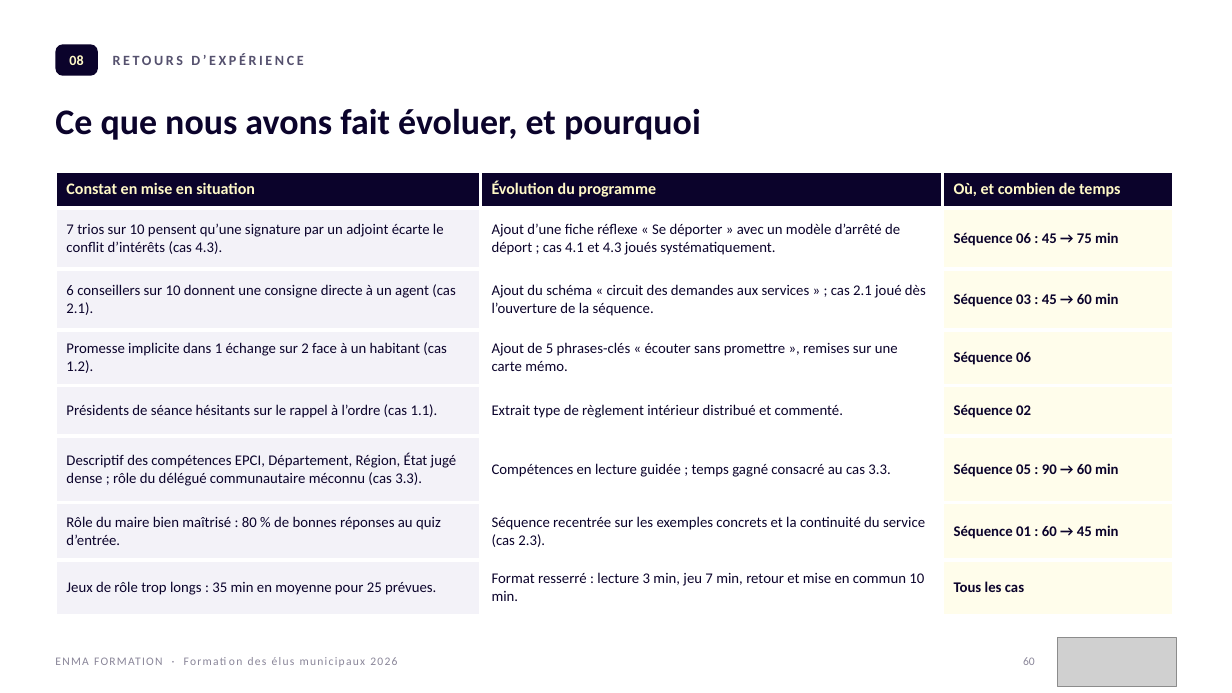
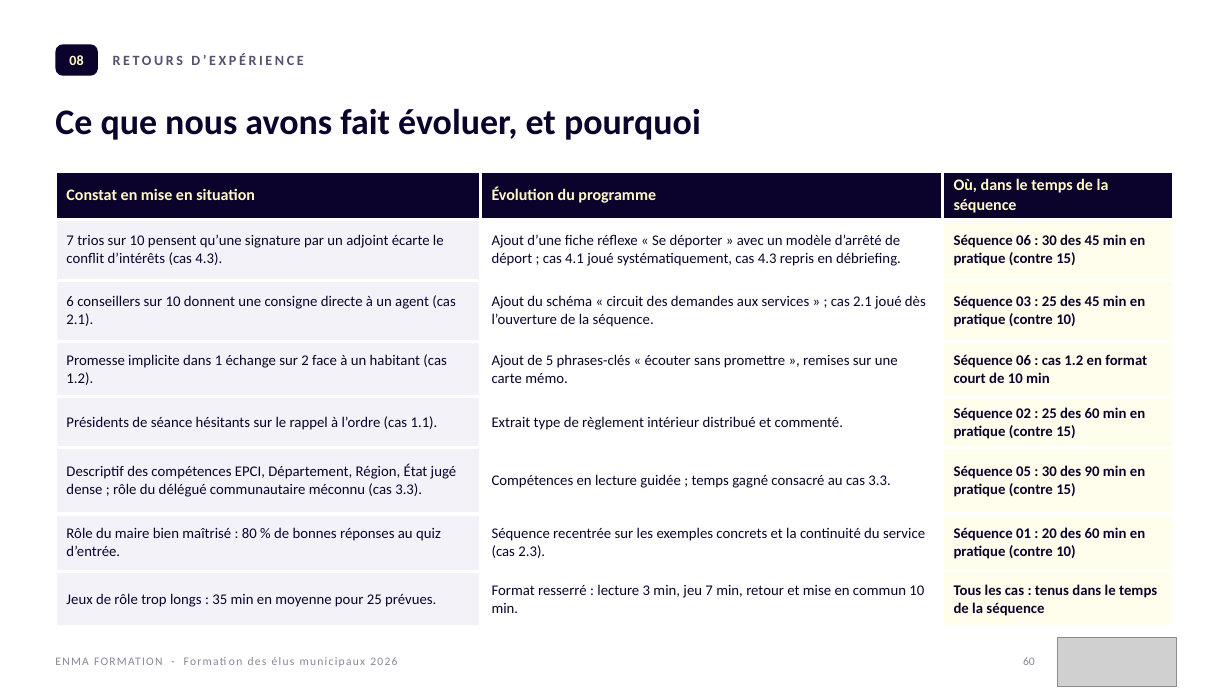
Before and after one commit to Druelle2U0I/Fjhj, a slide deck: slide 60 of supports-formation/ENMA_Formation_Fonctions_de_l_elu_2026.pptx. Drawn at 1232x693 pixels with LibreOffice and Linux fonts; fonts in the diff are those of the drawing; grey boxes stand for pictures. Boxes give left, top, right and bottom in pixels: in the first picture for what was removed or moved away, otherwise in the second. Text is boxed around its words. In the diff, an @@ line names an element or a change of style, - is before the commit and + after.

```diff
--- a/supports-formation/ENMA_Formation_Fonctions_de_l_elu_2026.pptx
+++ b/supports-formation/ENMA_Formation_Fonctions_de_l_elu_2026.pptx
@@ table at [55,171,1174,620] @@
-row 1, column 3: Où, et combien de temps
+row 1, column 3: Où, dans le temps de la séquence
-row 2, column 2: Ajout d’une fiche réflexe « Se déporter » avec un modèle d’arrêté de déport ; cas 4.1 et 4.3 joués systématiquement.
+row 2, column 2: Ajout d’une fiche réflexe « Se déporter » avec un modèle d’arrêté de déport ; cas 4.1 joué systématiquement, cas 4.3 repris en débriefing.
-row 2, column 3: Séquence 06 : 45 → 75 min
+row 2, column 3: Séquence 06 : 30 des 45 min en pratique (contre 15)
-row 3, column 3: Séquence 03 : 45 → 60 min
+row 3, column 3: Séquence 03 : 25 des 45 min en pratique (contre 10)
-row 4, column 3: Séquence 06
+row 4, column 3: Séquence 06 : cas 1.2 en format court de 10 min
-row 5, column 3: Séquence 02
+row 5, column 3: Séquence 02 : 25 des 60 min en pratique (contre 15)
-row 6, column 3: Séquence 05 : 90 → 60 min
+row 6, column 3: Séquence 05 : 30 des 90 min en pratique (contre 15)
-row 7, column 3: Séquence 01 : 60 → 45 min
+row 7, column 3: Séquence 01 : 20 des 60 min en pratique (contre 10)
-row 8, column 3: Tous les cas
+row 8, column 3: Tous les cas : tenus dans le temps de la séquence
```
Also in this commit, not shown: 1 other slide changed, 1 slide added, 1 slide removed, 2 other files.
